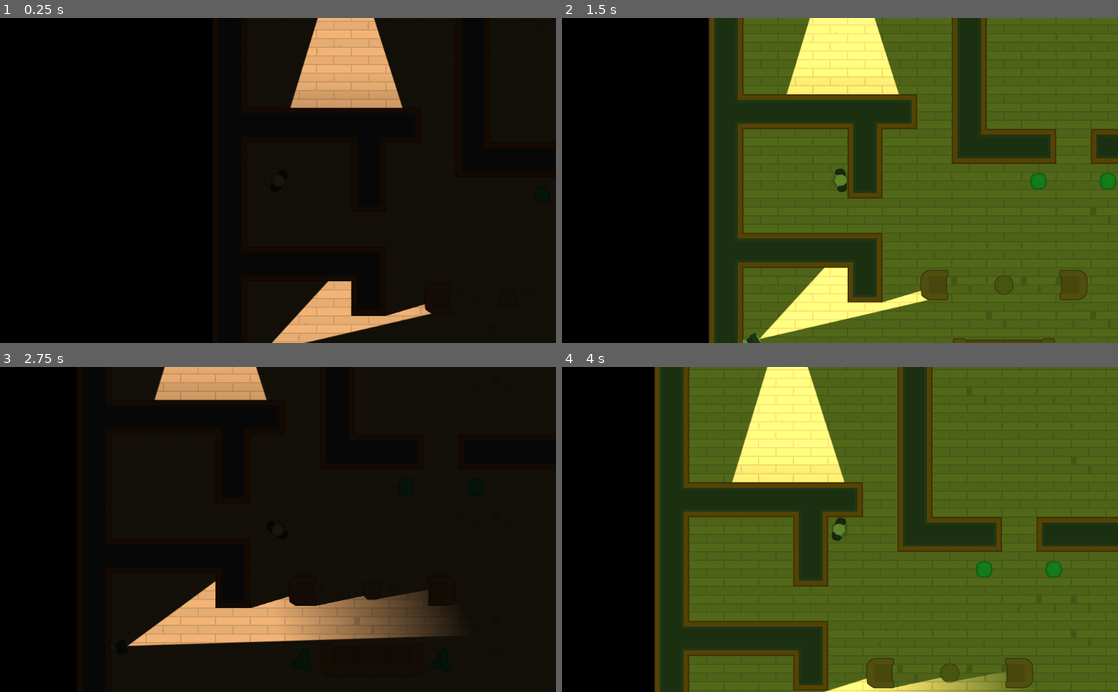
Above: before the commit, frames 1-4 (two rows, left to right).
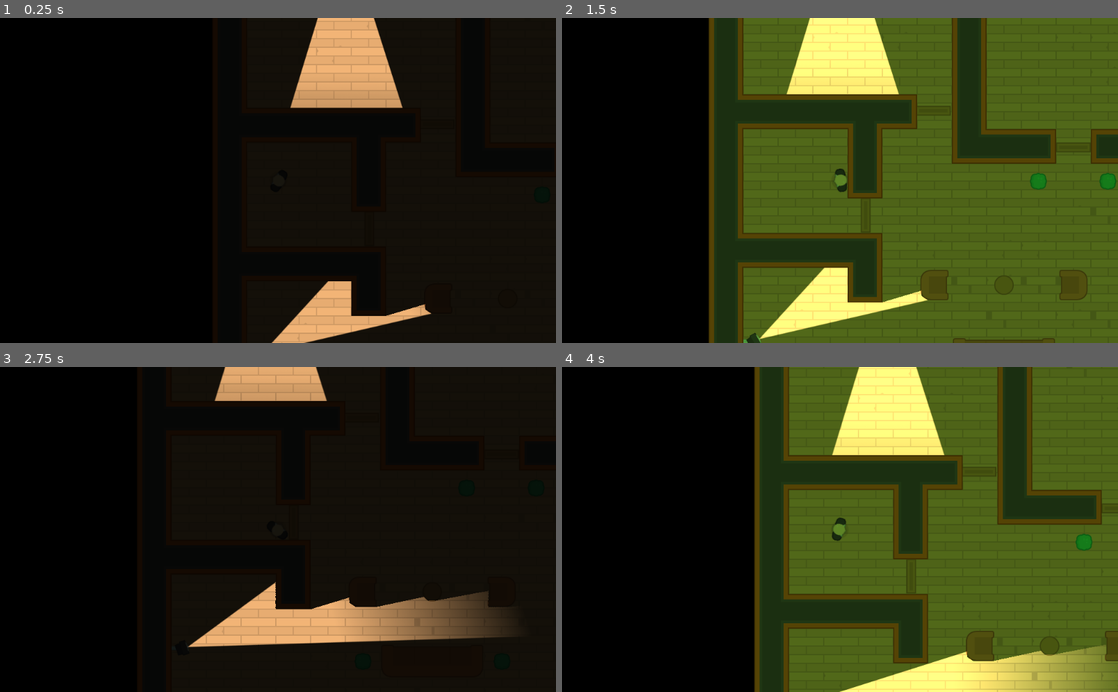
Above: after the commit, the same moments.

Repository: ColinJWright/HeistMeisters
Game: Godot game, scene res://Levels/Level1.tscn
Same seed, same stepped clock (60 frames per second), same inputs: the game is played once before the commit and once after it.
Inputs (mouse positions are in pixels of both pictures, inside the frame that each line leads up to):
- Up to frame 1 (0.25 s): no input
- Up to frame 2 (1.5 s): tap Enter at 0.5 s; move the mouse to (962, 164) at 0.52 s; hold D (move_right) 0.53-1.28 s; tap Space (toggle_vision_mode) at 0.6, 1.35 s; click (962, 164) at 0.67 s; move the mouse to (728, 196) at 1.27 s; hold S (move_down) from 1.28 s (still down); click (728, 196) at 1.42 s
- Up to frame 3 (2.75 s): move the mouse to (333, 458) at 2.02 s; release S (move_down) at 2.03 s; hold D (move_right) from 2.03 s (still down); tap Space (toggle_vision_mode) at 2.1 s; click (333, 458) at 2.17 s
- Up to frame 4 (4 s): move the mouse to (812, 594) at 2.77 s; release D (move_right) at 2.78 s; hold W (move_up) 2.78-3.53 s; tap Space (toggle_vision_mode) at 2.85, 3.6 s; click (812, 594) at 2.92 s; move the mouse to (1006, 578) at 3.52 s; hold A (move_left) from 3.53 s (still down); click (1006, 578) at 3.67 s

The runs differ from the first frame. In frame 2, 0.2% of the frame differs, in the area x 32-96%, y 27-100%; in frame 3, 9.6%; in frame 4, 52%, in the area x 16-100%, y 0-100%.
Error in both runs: Invalid get index '0' (on base: 'PoolVector2Array'). (res://Characters/NPCs/Guard.gd:23)

Commit message:
Lesson 56 complete. Added doors.

Diff:
--- a/Characters/NPCs/Guard.tscn
+++ b/Characters/NPCs/Guard.tscn
@@ -6,6 +6,8 @@
 [ext_resource path="res://Characters/NPCs/Guard.gd" type="Script" id=4]
 
 [node name="Guard" instance=ExtResource( 2 )]
+collision_layer = 4
+collision_mask = 3
 script = ExtResource( 4 )
 
 [node name="Sprite" parent="." index="0"]
--- /dev/null
+++ b/Doors/Door.gd
@@ -0,0 +1,25 @@
+extends Area2D
+
+var can_click = false
+
+
+
+func _on_Door_body_entered(body):
+	if body.collision_layer == 1:
+		can_click = true
+	else:
+		open()
+
+
+func _on_Door_body_exited(body):
+	if body.collision_layer == 1:
+		can_click = false
+
+
+func _on_Door_input_event(viewport, event, shape_idx):
+	if Input.is_mouse_button_pressed(BUTTON_LEFT) and can_click:
+		open()
+
+
+func open():
+	$AnimationPlayer.play("Open")
--- /dev/null
+++ b/Doors/Door.tscn
@@ -0,0 +1,83 @@
+[gd_scene load_steps=9 format=2]
+
+[ext_resource path="res://GFX/PNG/Tiles/tile_473.png" type="Texture" id=1]
+[ext_resource path="res://SFX/doorClose_1.ogg" type="AudioStream" id=2]
+[ext_resource path="res://SFX/doorOpen_2.ogg" type="AudioStream" id=3]
+[ext_resource path="res://Doors/Door.gd" type="Script" id=4]
+
+[sub_resource type="RectangleShape2D" id=1]
+extents = Vector2( 32, 42 )
+
+[sub_resource type="RectangleShape2D" id=2]
+extents = Vector2( 32, 10 )
+
+[sub_resource type="OccluderPolygon2D" id=3]
+closed = false
+polygon = PoolVector2Array( -31.9358, -9.0854, 31.9697, -8.75169, 31.9697, 8.85151, -32.0192, 9.10179 )
+
+[sub_resource type="Animation" id=4]
+resource_name = "Open"
+length = 4.0
+tracks/0/type = "value"
+tracks/0/path = NodePath("DoorSprite:position")
+tracks/0/interp = 1
+tracks/0/loop_wrap = true
+tracks/0/imported = false
+tracks/0/enabled = true
+tracks/0/keys = {
+"times": PoolRealArray( 0, 1, 3, 4 ),
+"transitions": PoolRealArray( 1, 1, 1, 1 ),
+"update": 0,
+"values": [ Vector2( 0, 0 ), Vector2( -64, 0 ), Vector2( -64, 0 ), Vector2( 0, 0 ) ]
+}
+tracks/1/type = "audio"
+tracks/1/path = NodePath("AudioStreamPlayer2D")
+tracks/1/interp = 1
+tracks/1/loop_wrap = true
+tracks/1/imported = false
+tracks/1/enabled = true
+tracks/1/keys = {
+"clips": [ {
+"end_offset": 0.0,
+"start_offset": 0.0,
+"stream": ExtResource( 3 )
+}, {
+"end_offset": 0.0,
+"start_offset": 0.0,
+"stream": ExtResource( 2 )
+} ],
+"times": PoolRealArray( 0, 3.6 )
+}
+
+[node name="Door" type="Area2D"]
+collision_layer = 2
+collision_mask = 5
+script = ExtResource( 4 )
+
+[node name="CharacterDetector" type="CollisionShape2D" parent="."]
+visible = false
+shape = SubResource( 1 )
+
+[node name="DoorSprite" type="Sprite" parent="."]
+z_index = 1
+texture = ExtResource( 1 )
+
+[node name="StaticBody2D" type="StaticBody2D" parent="DoorSprite"]
+collision_layer = 2
+collision_mask = 5
+
+[node name="CollisionShape2D" type="CollisionShape2D" parent="DoorSprite/StaticBody2D"]
+visible = false
+shape = SubResource( 2 )
+
+[node name="LightOccluder2D" type="LightOccluder2D" parent="DoorSprite"]
+occluder = SubResource( 3 )
+
+[node name="AnimationPlayer" type="AnimationPlayer" parent="."]
+anims/Open = SubResource( 4 )
+
+[node name="AudioStreamPlayer2D" type="AudioStreamPlayer2D" parent="."]
+stream = ExtResource( 2 )
+[connection signal="body_entered" from="." to="." method="_on_Door_body_entered"]
+[connection signal="body_exited" from="." to="." method="_on_Door_body_exited"]
+[connection signal="input_event" from="." to="." method="_on_Door_input_event"]
--- a/Levels/Level1.tscn
+++ b/Levels/Level1.tscn
@@ -1,8 +1,9 @@
-[gd_scene load_steps=4 format=2]
+[gd_scene load_steps=5 format=2]
 
 [ext_resource path="res://Levels/TemplateLevel.tscn" type="PackedScene" id=1]
 [ext_resource path="res://Characters/NPCs/SecurityCamera.tscn" type="PackedScene" id=2]
 [ext_resource path="res://Characters/NPCs/Guard.tscn" type="PackedScene" id=3]
+[ext_resource path="res://Doors/Door.tscn" type="PackedScene" id=4]
 
 [node name="Level1" instance=ExtResource( 1 )]
 
@@ -10,7 +11,7 @@
 tile_data = PoolIntArray( -393215, 2, 0, -393214, 2, 2, -393213, 2, 2, -393212, 2, 2, -393211, 2, 2, -393210, 2, 2, -39 …(11447 unchanged characters)…
 
 [node name="Furniture" parent="Navigation2D" index="1"]
-tile_data = PoolIntArray( 20, -1610612727, 0, 23, -161061272 …(108 unchanged characters)… 821, 0, 393232, -1610612728, 0, 524295, -1610612728, 0, 524296, 0, 0, 524297, 1, 0, 524298, 2, 0, 524299, -1610612728, 0, 524304, -1610612728, 0, 524310, -16 …(159 unchanged characters)…
+tile_data = PoolIntArray( 20, -1610612727, 0, 23, -161061272 …(108 unchanged characters)… 821, 0, 393232, -1610612728, 0, 524295, 7, 0, 524296, 0, 0, 524297, 1, 0, 524298, 2, 0, 524299, 7, 0, 524304, -1610612728, 0, 524310, -16 …(159 unchanged characters)…
 
 [node name="Destination0" type="Position2D" parent="Navigation2D/Destinations" index="0"]
 position = Vector2( 230.113, 1195.38 )
@@ -55,11 +56,39 @@
 [node name="Guard" parent="Guards" index="0" instance=ExtResource( 3 )]
 position = Vector2( 310, -278 )
 rotation = 1.5708
-collision_layer = 4
 collision_mask = 2147483651
 
 [node name="Guard2" parent="Guards" index="1" instance=ExtResource( 3 )]
 position = Vector2( 1791.65, 772.624 )
 rotation = 3.14159
-collision_layer = 4
 collision_mask = 2147483651
+
+[node name="Door" parent="Doors" index="0" instance=ExtResource( 4 )]
+position = Vector2( 736, 161.924 )
+
+[node name="Door2" parent="Doors" index="1" instance=ExtResource( 4 )]
+position = Vector2( 478.056, 94.2738 )
+
+[node name="Door3" parent="Doors" index="2" instance=ExtResource( 4 )]
+position = Vector2( 353.463, 287.333 )
+rotation = 1.5708
+
+[node name="Door4" parent="Doors" index="3" instance=ExtResource( 4 )]
+position = Vector2( 995.785, 480.115 )
+rotation = 1.5708
+
+[node name="Door5" parent="Doors" index="4" instance=ExtResource( 4 )]
+position = Vector2( 991.299, 991.676 )
+rotation = 1.5708
+
+[node name="Door6" parent="Doors" index="5" instance=ExtResource( 4 )]
+position = Vector2( 351.959, 733.364 )
+
+[node name="Door7" parent="Doors" index="6" instance=ExtResource( 4 )]
+position = Vector2( 670.901, 732.473 )
+
+[node name="Door8" parent="Doors" index="7" instance=ExtResource( 4 )]
+position = Vector2( 1248.6, 287.639 )
+
+[node name="Door9" parent="Doors" index="8" instance=ExtResource( 4 )]
+position = Vector2( 1631, 285.957 )
--- a/Levels/TemplateLevel.tscn
+++ b/Levels/TemplateLevel.tscn
@@ -316,3 +316,5 @@
 [node name="SecurityCameras" type="Node" parent="."]
 
 [node name="Guards" type="Node" parent="."]
+
+[node name="Doors" type="Node" parent="."]
--- a/Tiles/tiles.tres
+++ b/Tiles/tiles.tres
@@ -623,7 +623,7 @@
 "shape": SubResource( 95 ),
 "shape_transform": Transform2D( 1, 0, 0, 1, 0, 0 )
 } ]
-2/z_index = 0
+2/z_index = 2
 3/name = "Floor1"
 3/texture = ExtResource( 1 )
 3/tex_offset = Vector2( 0, 0 )
Not shown, changed: SFX/doorClose_1.ogg.import
Not shown, changed: SFX/doorClose_2.ogg.import
Not shown, changed: SFX/doorClose_3.ogg.import
Not shown, changed: SFX/doorClose_4.ogg.import
Not shown, changed: SFX/doorOpen_1.ogg.import
Not shown, changed: SFX/doorOpen_2.ogg.import
